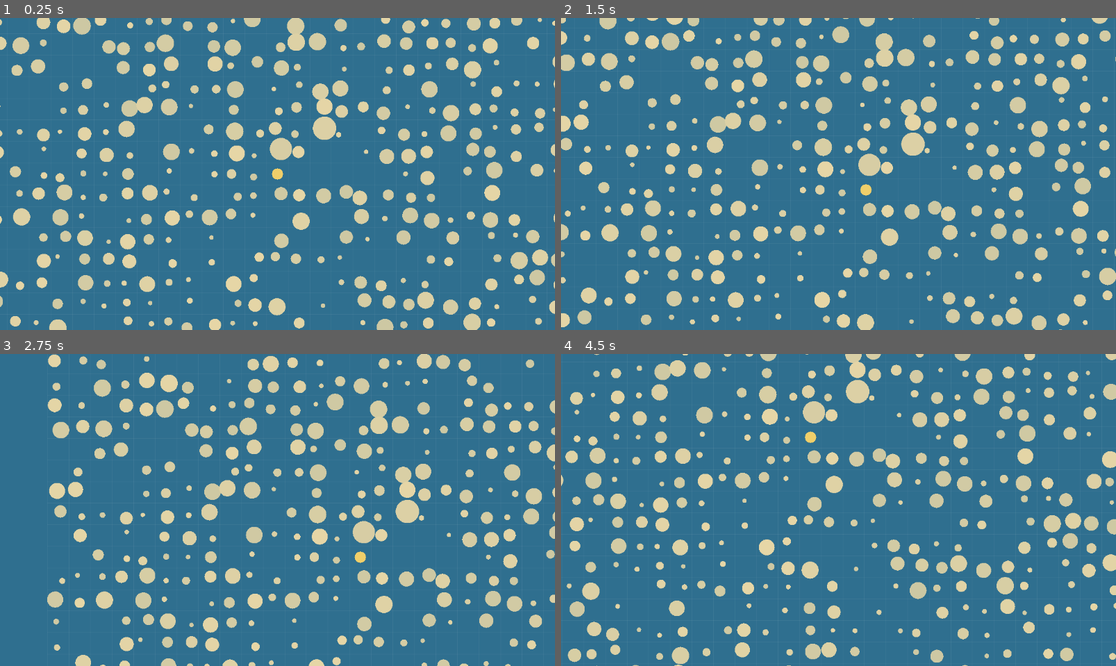
Above: before the commit, frames 1-4 (two rows, left to right).
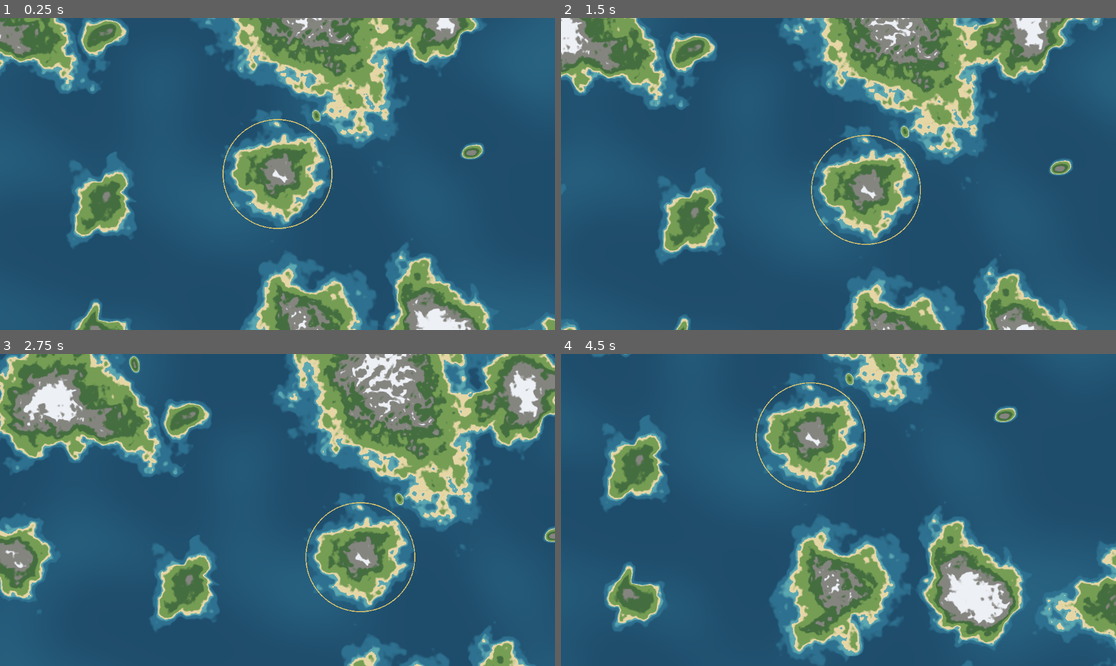
Above: after the commit, the same moments.

Repository: izadoesdev/bobber-run
Game: Godot game, scene res://scenes/sea_chart.tscn
Two runs of this game, one before a commit and one after it. Both use one fixed random seed, a clock stepped at 60 frames per second and the inputs below. Before the commit the project starts from res://scenes/island_chart.tscn.
Inputs (mouse positions are in pixels of both pictures, inside the frame that each line leads up to):
- Up to frame 1 (0.25 s): no input
- Up to frame 2 (1.5 s): tap Enter at 0.5 s; move the mouse to (960, 158) at 0.52 s; click (960, 158) at 0.67 s; tap Space at 1.25 s; drag from (727, 189) to (810, 236) at 1.27 s
- Up to frame 3 (2.75 s): tap Enter at 2 s; move the mouse to (333, 441) at 2.02 s; click (333, 441) at 2.17 s
- Up to frame 4 (4.5 s): tap Space at 2.75, 4.25 s; drag from (810, 572) to (672, 463) at 2.77 s; tap Enter at 3.5 s; move the mouse to (1005, 556) at 3.52 s; click (1005, 556) at 3.67 s; drag from (672, 463) to (755, 432) at 4.27 s

The runs differ from the first frame. In frame 1, 83% of the frame differs, in the area x 0-100%, y 0-100%; in frame 2, 84%; in frame 3, 84%; in frame 4, 85%.

Commit message:
Godot port, slice 2: the terrain, one height function on native noise, baked in tiles within a frame budget
godot/src/world: each cell's islands as src/world.ts draws them (the main island from the shared rules, its islets,
coves and headlands), one terrain height function on native FastNoiseLite layers (a coast-wandering warp, the sea
floor's swell, island shape, shore detail, ridged mountains inland), and tiles of it 2 units a sample. A tile works out
which islands can reach it at all, so open sea is the floor alone and an island tile checks two or three islands
instead of every island of nine cells; island tiles bake in about 9 ms (67 at first). TileBaker bakes queued tiles a
row at a time within a per-frame budget, since the web build has no threads. The sea chart scene shows the terrain
as height bands, baked as you pan. A Web export preset (single-threaded, so no special headers); in Chrome a tile
bakes in 10 ms. The test runner now fails a test script that doesn't load instead of skipping it. Volcanoes wait for
the biomes.

Diff:
--- a/godot/project.godot
+++ b/godot/project.godot
@@ -6,7 +6,7 @@
 
 config/name="Bobber Run"
 config/features=PackedStringArray("4.7", "GL Compatibility")
-run/main_scene="res://scenes/island_chart.tscn"
+run/main_scene="res://scenes/sea_chart.tscn"
 
 [rendering]
 
--- a/godot/scenes/island_chart.tscn
+++ /dev/null
@@ -1,8 +0,0 @@
-[gd_scene load_steps=2 format=3]
-
-[ext_resource type="Script" path="res://src/dev/island_chart.gd" id="1"]
-
-[node name="IslandChart" type="Node2D"]
-script = ExtResource("1")
-
-[node name="Camera2D" type="Camera2D" parent="."]
--- /dev/null
+++ b/godot/scenes/sea_chart.tscn
@@ -0,0 +1,12 @@
+[gd_scene load_steps=3 format=3]
+
+[ext_resource type="Script" uid="uid://sg1taxioygcr" path="res://src/dev/sea_chart.gd" id="1"]
+[ext_resource type="Script" path="res://src/world/tile_baker.gd" id="2"]
+
+[node name="SeaChart" type="Node2D"]
+script = ExtResource("1")
+
+[node name="Camera2D" type="Camera2D" parent="."]
+
+[node name="TileBaker" type="Node" parent="."]
+script = ExtResource("2")
--- /dev/null
+++ b/godot/src/dev/height_bands.gdshader
@@ -0,0 +1,18 @@
+// A terrain tile's heights (the red channel, below 0 water) as the chart's colour bands: deep sea, shallows, the
+// beach, meadow, forest, rock and snow.
+shader_type canvas_item;
+
+void fragment() {
+	float h = texture(TEXTURE, UV).r;
+	vec3 deep = vec3(0.12, 0.30, 0.42), sea = vec3(0.18, 0.44, 0.56), shallow = vec3(0.36, 0.66, 0.70);
+	vec3 col = mix(deep, sea, smoothstep(-0.55, -0.3, h));
+	col = mix(col, shallow, smoothstep(-0.16, -0.03, h));
+	if (h > 0.0) {
+		col = vec3(0.90, 0.84, 0.65);                                               // sand
+		col = mix(col, vec3(0.46, 0.62, 0.33), smoothstep(0.05, 0.1, h));           // meadow
+		col = mix(col, vec3(0.27, 0.43, 0.25), smoothstep(0.3, 0.42, h));           // forest
+		col = mix(col, vec3(0.52, 0.52, 0.50), smoothstep(0.62, 0.72, h));          // rock
+		col = mix(col, vec3(0.93, 0.94, 0.96), smoothstep(0.9, 0.98, h));           // snow
+	}
+	COLOR = vec4(col, 1.0);
+}
--- a/godot/src/dev/island_chart.gd
+++ /dev/null
@@ -1,59 +0,0 @@
-## A chart of every cell's main island, straight from the rules the server shares (IslandRules): where it is, how big,
-## what it costs. Drag to pan, wheel to zoom. Run with `-- --snap=out.png` to save a screenshot of the first frame.
-extends Node2D
-
-const SEA := Color("2f6f8f")
-const LAND := Color("e6d6a6")
-const HOME := Color("f0cf6a")
-const GRID := Color(1, 1, 1, 0.06)
-## cells either side of home that are drawn
-const SPAN := 14
-
-@onready var _camera: Camera2D = $Camera2D
-var _islands: Array[IslandRules.MainIsland] = []
-var _dragging := false
-
-
-func _ready() -> void:
-	RenderingServer.set_default_clear_color(SEA)
-	for j in range(-SPAN, SPAN + 1):
-		for i in range(-SPAN, SPAN + 1):
-			var m := IslandRules.main_island(i, j)
-			if m != null:
-				_islands.append(m)
-	_camera.position = Vector2(IslandRules.HOME.x, IslandRules.HOME.y)
-	_camera.zoom = Vector2.ONE * 0.08
-	var snap := _snap_path()
-	if snap:
-		await RenderingServer.frame_post_draw
-		get_viewport().get_texture().get_image().save_png(snap)
-		get_tree().quit()
-
-
-func _draw() -> void:
-	var c := IslandRules.CELL
-	for k in range(-SPAN, SPAN + 2):
-		draw_line(Vector2(k * c, -SPAN * c), Vector2(k * c, (SPAN + 1) * c), GRID, -1)
-		draw_line(Vector2(-SPAN * c, k * c), Vector2((SPAN + 1) * c, k * c), GRID, -1)
-	for m in _islands:
-		var home := is_equal_approx(m.x, IslandRules.HOME.x) and is_equal_approx(m.y, IslandRules.HOME.y)
-		draw_circle(Vector2(m.x, m.y), m.R, HOME if home else LAND.lerp(SEA, 0.35 - m.peak * 0.35))
-
-
-func _unhandled_input(event: InputEvent) -> void:
-	if event is InputEventMouseButton:
-		var b := event as InputEventMouseButton
-		if b.button_index == MOUSE_BUTTON_LEFT:
-			_dragging = b.pressed
-		elif b.pressed and (b.button_index == MOUSE_BUTTON_WHEEL_UP or b.button_index == MOUSE_BUTTON_WHEEL_DOWN):
-			var k := 1.15 if b.button_index == MOUSE_BUTTON_WHEEL_UP else 1 / 1.15
-			_camera.zoom = (_camera.zoom * k).clamp(Vector2.ONE * 0.02, Vector2.ONE * 2)
-	elif event is InputEventMouseMotion and _dragging:
-		_camera.position -= (event as InputEventMouseMotion).relative / _camera.zoom
-
-
-func _snap_path() -> String:
-	for arg in OS.get_cmdline_user_args():
-		if arg.begins_with("--snap="):
-			return arg.trim_prefix("--snap=")
-	return ""
--- /dev/null
+++ b/godot/src/dev/sea_chart.gd
@@ -0,0 +1,111 @@
+## The sea chart: the terrain round the view, baked tile by tile in the background (TileBaker) and shown as height
+## bands, with Alderhaven marked. Drag to pan, wheel to zoom.
+##
+## Run with `-- --snap=out.png` to wait for the view to fill, save a screenshot and quit; the bake's timings are
+## printed either way (the web performance check reads them from the browser console).
+extends Node2D
+
+const _BANDS := preload("res://src/dev/height_bands.gdshader")
+## tiles round the view that are kept, and baked ahead
+const _MARGIN := 1
+
+@onready var _camera: Camera2D = $Camera2D
+@onready var _baker: TileBaker = $TileBaker
+var _material := ShaderMaterial.new()
+var _tiles: Dictionary[Vector2i, Sprite2D] = {}
+var _dragging := false
+var _reported := false
+
+
+func _ready() -> void:
+	_material.shader = _BANDS
+	_baker.baked.connect(_show_tile)
+	_camera.position = Vector2(IslandRules.HOME.x, IslandRules.HOME.y)
+	_camera.zoom = Vector2.ONE * 0.6
+	var snap := _snap_path()
+	if snap:
+		_baker.budget_ms = 50.0                          # nothing else to do: fill the view quickly
+		while not _view_filled():
+			await get_tree().process_frame
+		await RenderingServer.frame_post_draw
+		get_viewport().get_texture().get_image().save_png(snap)
+		get_tree().quit()
+
+
+func _process(_delta: float) -> void:
+	# the tiles in view (and a margin), nearest the centre first; any others are forgotten
+	var wanted: Dictionary[Vector2i, bool] = {}
+	for t in _tiles_in_view():
+		wanted[t] = true
+		if not _tiles.has(t):
+			_baker.request(t)
+	_baker.keep_only(wanted)
+	for t in _tiles.keys():
+		if not wanted.has(t):
+			_tiles[t].queue_free()
+			_tiles.erase(t)
+	if not _reported and _view_filled():
+		_report()
+
+
+func _draw() -> void:
+	draw_arc(Vector2(IslandRules.HOME.x, IslandRules.HOME.y), IslandRules.HOME.R * 1.3, 0.0, TAU, 64, Color("f0cf6a"), 3.0)
+
+
+func _show_tile(t: Vector2i, heights: PackedFloat32Array) -> void:
+	var image := Image.create_from_data(Terrain.TILE_N, Terrain.TILE_N, false, Image.FORMAT_RF, heights.to_byte_array())
+	image.convert(Image.FORMAT_RH)                     # half floats filter smoothly on every WebGL 2 device; 32-bit ones may not
+	var sprite := Sprite2D.new()
+	sprite.texture = ImageTexture.create_from_image(image)
+	sprite.material = _material
+	sprite.centered = false
+	sprite.texture_filter = CanvasItem.TEXTURE_FILTER_LINEAR   # heights between samples, so coasts stay smooth
+	sprite.position = Vector2(t * Terrain.TILE) - Vector2.ONE * Terrain.STEP
+	sprite.scale = Vector2.ONE * Terrain.STEP
+	sprite.z_index = -1
+	add_child(sprite)
+	if _tiles.has(t):
+		_tiles[t].queue_free()
+	_tiles[t] = sprite
+
+
+func _tiles_in_view() -> Array[Vector2i]:
+	var half := get_viewport_rect().size / _camera.zoom / 2.0
+	var lo := ((_camera.position - half) / Terrain.TILE).floor()
+	var hi := ((_camera.position + half) / Terrain.TILE).floor()
+	var centre := _camera.position / Terrain.TILE
+	var out: Array[Vector2i] = []
+	for ty in range(int(lo.y) - _MARGIN, int(hi.y) + _MARGIN + 1):
+		for tx in range(int(lo.x) - _MARGIN, int(hi.x) + _MARGIN + 1):
+			out.append(Vector2i(tx, ty))
+	out.sort_custom(func(a: Vector2i, b: Vector2i) -> bool:
+		return (Vector2(a) + Vector2(0.5, 0.5)).distance_squared_to(centre) < (Vector2(b) + Vector2(0.5, 0.5)).distance_squared_to(centre))
+	return out
+
+
+func _view_filled() -> bool:
+	return _tiles_in_view().all(func(t: Vector2i) -> bool: return _tiles.has(t))
+
+
+func _report() -> void:
+	_reported = true
+	print("chart: %d tiles baked in %.0f ms, %.1f ms a tile" % [_baker.tiles_baked, _baker.bake_ms, _baker.bake_ms / maxi(1, _baker.tiles_baked)])
+
+
+func _unhandled_input(event: InputEvent) -> void:
+	if event is InputEventMouseButton:
+		var b := event as InputEventMouseButton
+		if b.button_index == MOUSE_BUTTON_LEFT:
+			_dragging = b.pressed
+		elif b.pressed and (b.button_index == MOUSE_BUTTON_WHEEL_UP or b.button_index == MOUSE_BUTTON_WHEEL_DOWN):
+			var k := 1.15 if b.button_index == MOUSE_BUTTON_WHEEL_UP else 1 / 1.15
+			_camera.zoom = (_camera.zoom * k).clamp(Vector2.ONE * 0.1, Vector2.ONE * 4)
+	elif event is InputEventMouseMotion and _dragging:
+		_camera.position -= (event as InputEventMouseMotion).relative / _camera.zoom
+
+
+func _snap_path() -> String:
+	for arg in OS.get_cmdline_user_args():
+		if arg.begins_with("--snap="):
+			return arg.trim_prefix("--snap=")
+	return ""
--- /dev/null
+++ b/godot/src/world/islands.gd
@@ -0,0 +1,122 @@
+## The islands of each world cell: its main island (the one players can buy, placed by IslandRules), the islets drawn
+## after it from the same generator, and each main island's coastline of coves and headlands.
+##
+## Drawn the way src/world.ts draws them, so the same islands stand in the same places; only the main islands are a
+## contract with the server, the rest just keeps the sea familiar.
+class_name Islands
+
+## how many islets survive: tuned with the main islands' size for open channels between islands
+const _ISLET_KEEP := 0.5
+## an island's land reaches this far, squared and in units of its radius, round a plain coast
+const ROUND_REACH2 := 2.3
+## heights are read from the islands of the 3 x 3 cells round a point, so no island may reach further than this
+const _MAX_REACH := IslandRules.CELL * 1.25
+## headings a coastline is baked at
+const _COAST_N := 64
+
+
+class Island:
+	var x: float
+	var y: float
+	var R: float
+	var peak: float
+	var islet: bool
+	## the coast factor at _COAST_N + 1 headings (a factor on distance: > 1 a cove, < 1 a headland); empty if round
+	var coast := PackedFloat32Array()
+	## how far its land can reach, squared and in units of R
+	var reach2 := ROUND_REACH2
+	## how mountainous its interior is (0 for islets)
+	var mountains := 0.0
+
+	func _init(x_: float, y_: float, r_: float, peak_: float, islet_: bool) -> void:
+		x = x_; y = y_; R = r_; peak = peak_; islet = islet_
+
+
+static var _cells: Dictionary[Vector2i, Array] = {}
+static var _near_cell := Vector2i(1 << 30, 0)
+static var _near: Array[Island] = []
+
+
+## The islands of cell (i, j), the main island first.
+static func in_cell(i: int, j: int) -> Array[Island]:
+	var k := Vector2i(i, j)
+	if _cells.has(k):
+		return _cells[k]
+	var r := Seed.Mulberry.new(Seed.hash32(i, j, 7))
+	var list: Array[Island] = []
+	var m := IslandRules.draw_main_island(i, j, r)      # the server draws it too, from the same first numbers
+	var main: Island = null
+	if m != null:
+		main = Island.new(m.x, m.y, m.R, m.peak, false)
+		_shape_coast(main, i == 0 and j == 0)
+		main.mountains = smoothstep(50.0, 170.0, main.R) * (0.35 + 0.65 * Seed.hash01(roundi(main.x), roundi(main.y), 41)) \
+			* (0.7 + 0.6 * clampf((-main.y - 1300.0) / 1000.0, 0.0, 1.0))   # bigger and further north, more rugged
+		list.append(main)
+	for q in int(r.next() * 3.6):
+		var x: float
+		var y: float
+		if main != null and r.next() < 0.7:            # most islets ring the main island
+			var a := r.next() * TAU
+			var d := main.R * (1.1 + r.next() * 0.7)
+			x = main.x + cos(a) * d
+			y = main.y + sin(a) * d
+		else:
+			x = (i + 0.15 + 0.7 * r.next()) * IslandRules.CELL
+			y = (j + 0.15 + 0.7 * r.next()) * IslandRules.CELL
+		var sandbar := r.next() < 0.3
+		var size := 12.0 + r.next() * 28.0
+		var peak := 0.1 + 0.08 * r.next() if sandbar else 0.45 + 0.4 * r.next()
+		if Seed.hash01(i * 8 + q, j, 77) < _ISLET_KEEP:
+			list.append(Island.new(x, y, size, peak, true))
+	_cells[k] = list
+	return list
+
+
+## The islands of the 3 x 3 cells round cell (ci, cj), row by row. Neighbouring points nearly always share a cell, so
+## the last list is kept.
+static func near(ci: int, cj: int) -> Array[Island]:
+	var k := Vector2i(ci, cj)
+	if k == _near_cell:
+		return _near
+	var list: Array[Island] = []
+	for dj in range(-1, 2):
+		for di in range(-1, 2):
+			list.append_array(in_cell(ci + di, cj + dj))
+	_near_cell = k
+	_near = list
+	return list
+
+
+## The coast factor of island `is` toward (dx, dy) from its centre (1 for a round coast).
+static func coast_at(isle: Island, dx: float, dy: float) -> float:
+	var f := (atan2(dy, dx) + PI) / TAU * _COAST_N
+	var k := mini(int(f), _COAST_N - 1)
+	return lerpf(isle.coast[k], isle.coast[k + 1], f - k)
+
+
+# Coves bitten into big main islands (sheltered water, where ports sit) and headlands reaching out from them, baked
+# into a table by heading. Alderhaven keeps its round shape.
+static func _shape_coast(isle: Island, home: bool) -> void:
+	if home or isle.R < 70.0:
+		return
+	var sx := roundi(isle.x)
+	var sy := roundi(isle.y)
+	var bends: Array[Vector3] = []                     # heading, width, depth (< 0 a cove, > 0 a headland)
+	if isle.R >= 80.0:
+		for k in 2 + int(Seed.hash01(sx, sy, 51) * 3):
+			bends.append(Vector3(Seed.hash01(sx, sy, 52 + k) * TAU, 0.14 + 0.16 * Seed.hash01(sx, sy, 56 + k), -(0.3 + 0.3 * Seed.hash01(sx, sy, 60 + k))))
+	for k in 1 + int(Seed.hash01(sx, sy, 64) * 3):
+		bends.append(Vector3(Seed.hash01(sx, sy, 65 + k) * TAU, 0.2 + 0.3 * Seed.hash01(sx, sy, 69 + k), 0.3 + 0.6 * Seed.hash01(sx, sy, 73 + k)))
+	var lowest := sqrt(ROUND_REACH2) * isle.R / _MAX_REACH  # clipped so its land stays within the cells heights look at
+	var narrowest := 1.0
+	isle.coast.resize(_COAST_N + 1)
+	for k in _COAST_N + 1:
+		var a := float(k) / _COAST_N * TAU - PI
+		var factor := 1.0
+		for b in bends:
+			var da := angle_difference(b.x, a) / b.y
+			var g := exp(-da * da)
+			factor *= 1.0 - b.z * g if b.z < 0.0 else 1.0 / (1.0 + b.z * g)
+		isle.coast[k] = maxf(lowest, factor)
+		narrowest = minf(narrowest, isle.coast[k])
+	isle.reach2 = ROUND_REACH2 / (narrowest * narrowest)
--- /dev/null
+++ b/godot/src/world/terrain.gd
@@ -0,0 +1,122 @@
+## The terrain: one height function for the whole world (below 0 is water, deeper is more negative, above 0 is land),
+## and tiles of it baked for the renderer, the chart and everything that asks about many points at once.
+##
+## Built on Godot's native FastNoiseLite: a domain warp that makes coastlines wander, a slow swell of the sea floor,
+## a fractal that shapes each island, finer detail near the shore, and ridged mountains inland. The islands themselves
+## (where, how big, their coves and headlands) come from Islands. There is one implementation, on the CPU, so what
+## the boat runs aground on is always what is drawn.
+class_name Terrain
+
+## a tile's side in world units; world units between its samples (heights are read between them smoothly, so a coast
+## still lands between samples); samples along its side, with one of border each way for slopes and seams
+const TILE := 128
+const STEP := 2
+const TILE_N := TILE / STEP + 2
+## relief starts this far above the sea, so beaches stay low and sandy
+const _LIFT := 0.14
+## coastlines wander this far
+const _WARP := 36.0
+
+# each layer has its own fixed seed (through Seed, not an engine hash that could change between Godot versions)
+static var _warp_x := _noise(1, 0.0042)
+static var _warp_y := _noise(2, 0.0042)
+static var _floor := _noise(3, 0.0016)
+static var _shape := _noise(4, 0.009, FastNoiseLite.FRACTAL_FBM, 3, 2.03)
+static var _detail := _noise(5, 0.022, FastNoiseLite.FRACTAL_FBM, 3, 2.03)
+static var _ridges := _noise(6, 0.012, FastNoiseLite.FRACTAL_RIDGED, 2, 2.3, 0.55)
+
+
+## Terrain height at world point (x, y).
+static func height_at(x: float, y: float) -> float:
+	var wx := x + _WARP * _warp_x.get_noise_2d(x, y)
+	var wy := y + _WARP * _warp_y.get_noise_2d(x, y)
+	return _height(x, y, wx, wy, Islands.near(floori(wx / IslandRules.CELL), floori(wy / IslandRules.CELL)))
+
+
+# The height at (x, y), whose warped point is (wx, wy), among `islands` (any list holding every island that can reach
+# the point: the 3 x 3 cells round it for a single point, the few that reach a tile for a bake).
+static func _height(x: float, y: float, wx: float, wy: float, islands: Array[Islands.Island]) -> float:
+	var h := -0.5 + 0.1 * _floor.get_noise_2d(x, y)
+	var shape := NAN
+	var best := -9.0
+	var top: Islands.Island = null
+	for isle in islands:
+		var dx := wx - isle.x
+		var dy := wy - isle.y
+		var d2 := (dx * dx + dy * dy) / (isle.R * isle.R)
+		if d2 > isle.reach2:
+			continue
+		# coves and headlands scale the distance by heading, easing in away from the centre
+		var k := 1.0
+		if not isle.coast.is_empty() and d2 > 0.16:
+			k += (Islands.coast_at(isle, dx, dy) - 1.0) * smoothstep(0.16, 0.66, d2)
+		if d2 * k * k > Islands.ROUND_REACH2:
+			continue
+		if is_nan(shape):
+			shape = _shape.get_noise_2d(x, y)
+		var d := sqrt(d2) * (1.0 + 0.3 * shape) * k
+		var base := 1.0 - d * d
+		var e := isle.peak * pow(base, 1.4) if base > 0.0 else isle.peak * base
+		if e > best:
+			best = e
+			top = isle
+	if top == null:
+		return h
+	var e := best
+	if e > -0.25:                                      # the shore and shallows get finer detail
+		e += 0.15 * minf(1.0, (e + 0.25) / 0.5) * _detail.get_noise_2d(x, y)
+	if e > _LIFT and top.mountains > 0.01:             # mountains rise only well above the sea, so coasts don't move
+		var ridge := (_ridges.get_noise_2d(x, y) + 1.0) * 0.5
+		e += smoothstep(_LIFT, _LIFT + 0.35, e) * top.mountains * 0.7 * ridge * ridge
+	return maxf(h, e)
+
+
+## The islands whose land can reach tile (tx, ty) at all (coastlines wander by up to the warp). Most tiles have none,
+## and their bake is the sea floor alone.
+static func tile_islands(tx: int, ty: int) -> Array[Islands.Island]:
+	var rect := Rect2(tx * TILE - STEP, ty * TILE - STEP, TILE_N * STEP, TILE_N * STEP).grow(_WARP)
+	var c := IslandRules.CELL
+	var out: Array[Islands.Island] = []
+	for cj in range(floori(rect.position.y / c) - 1, floori(rect.end.y / c) + 2):
+		for ci in range(floori(rect.position.x / c) - 1, floori(rect.end.x / c) + 2):
+			for isle in Islands.in_cell(ci, cj):
+				var nearest := Vector2(isle.x, isle.y).clamp(rect.position, rect.end)
+				if nearest.distance_squared_to(Vector2(isle.x, isle.y)) <= isle.R * isle.R * isle.reach2:
+					out.append(isle)
+	return out
+
+
+## The heights of tile (tx, ty): TILE_N x TILE_N samples STEP apart, row by row, from world (tx * TILE - STEP, ty * TILE - STEP).
+static func bake_tile(tx: int, ty: int) -> PackedFloat32Array:
+	var out := PackedFloat32Array()
+	out.resize(TILE_N * TILE_N)
+	var islands := tile_islands(tx, ty)
+	for row in TILE_N:
+		bake_row(tx, ty, row, islands, out)
+	return out
+
+
+## One row of tile (tx, ty) into `out`, among its `islands` (tile_islands), so a bake can be spread over frames.
+static func bake_row(tx: int, ty: int, row: int, islands: Array[Islands.Island], out: PackedFloat32Array) -> void:
+	var x0 := tx * TILE - STEP
+	var y := float(ty * TILE - STEP + row * STEP)
+	var o := row * TILE_N
+	if islands.is_empty():                             # open sea: the floor alone, no warp to work out
+		for c in TILE_N:
+			out[o + c] = -0.5 + 0.1 * _floor.get_noise_2d(x0 + c * STEP, y)
+		return
+	for c in TILE_N:
+		var x := float(x0 + c * STEP)
+		out[o + c] = _height(x, y, x + _WARP * _warp_x.get_noise_2d(x, y), y + _WARP * _warp_y.get_noise_2d(x, y), islands)
+
+
+static func _noise(layer: int, frequency: float, fractal := FastNoiseLite.FRACTAL_NONE, octaves := 1, lacunarity := 2.0, gain := 0.5) -> FastNoiseLite:
+	var n := FastNoiseLite.new()
+	n.seed = Seed.i32(Seed.hash32(layer, 0, 101))
+	n.noise_type = FastNoiseLite.TYPE_SIMPLEX_SMOOTH
+	n.frequency = frequency
+	n.fractal_type = fractal
+	n.fractal_octaves = octaves
+	n.fractal_lacunarity = lacunarity
+	n.fractal_gain = gain
+	return n
--- /dev/null
+++ b/godot/src/world/tile_baker.gd
@@ -0,0 +1,52 @@
+## Bakes terrain tiles in the background of the frame: queued tiles are baked a row at a time until this frame's
+## budget is spent, then carried on next frame. The web build has no threads (a worker task would run inline and stall
+## the frame), so this is how the world loads without hitches on every platform.
+class_name TileBaker
+extends Node
+
+signal baked(tile: Vector2i, heights: PackedFloat32Array)
+
+## milliseconds of each frame given to baking
+@export var budget_ms := 3.0
+
+## tiles baked so far, and the milliseconds they took altogether
+var tiles_baked := 0
+var bake_ms := 0.0
+
+var _queue: Array[Vector2i] = []
+var _current := Vector2i.ZERO
+var _heights := PackedFloat32Array()
+var _islands: Array[Islands.Island] = []
+var _row := -1
+
+
+## Ask for tile `tile`; nearer requests should come first. A tile already queued or being baked isn't added twice.
+func request(tile: Vector2i) -> void:
+	if not (tile in _queue or (_row >= 0 and tile == _current)):
+		_queue.append(tile)
+
+
+## Forget queued tiles that are no longer wanted (the one being baked is finished).
+func keep_only(wanted: Dictionary) -> void:
+	_queue = _queue.filter(func(t: Vector2i) -> bool: return wanted.has(t))
+
+
+func _process(_delta: float) -> void:
+	var start := Time.get_ticks_usec()
+	var stop := start + int(budget_ms * 1000.0)
+	while Time.get_ticks_usec() < stop:
+		if _row < 0:
+			if _queue.is_empty():
+				break
+			_current = _queue.pop_front()
+			_heights = PackedFloat32Array()
+			_heights.resize(Terrain.TILE_N * Terrain.TILE_N)
+			_islands = Terrain.tile_islands(_current.x, _current.y)
+			_row = 0
+		Terrain.bake_row(_current.x, _current.y, _row, _islands, _heights)
+		_row += 1
+		if _row == Terrain.TILE_N:
+			_row = -1
+			tiles_baked += 1
+			baked.emit(_current, _heights)
+	bake_ms += (Time.get_ticks_usec() - start) / 1000.0
--- a/godot/tests/run_tests.gd
+++ b/godot/tests/run_tests.gd
@@ -9,7 +9,11 @@
 	for file in DirAccess.get_files_at("res://tests"):
 		if not (file.begins_with("test_") and file.ends_with(".gd")) or file == "test_case.gd":
 			continue
-		var script: GDScript = load("res://tests/" + file)
+		var script := load("res://tests/" + file) as GDScript
+		if script == null or not script.can_instantiate():   # a test file that doesn't load is a failure, not a pass
+			failed += 1
+			printerr("FAIL %s: does not load" % file)
+			continue
 		for method in script.get_script_method_list():
 			if not String(method.name).begins_with("test_"):
 				continue
--- /dev/null
+++ b/godot/tests/test_terrain.gd
@@ -0,0 +1,58 @@
+## The terrain: land where the server's islands are, sea between, and baked tiles that are the height function itself.
+extends TestCase
+
+
+func test_every_main_island_is_land_at_its_heart() -> void:
+	for j in range(-8, 9):
+		for i in range(-8, 9):
+			var m := IslandRules.main_island(i, j)
+			if m != null:
+				expect_eq(Terrain.height_at(m.x, m.y) > 0.0, true, "the main island of cell %d,%d is land at its centre" % [i, j])
+
+
+func test_open_water_far_from_any_island_is_sea() -> void:
+	# a point is open sea when no island of the 3 x 3 cells round it reaches it, with room for the coast to wander
+	var seen := 0
+	for j in range(-6, 7):
+		for i in range(-6, 7):
+			var p := Vector2((i + 0.5) * IslandRules.CELL, (j + 0.5) * IslandRules.CELL)
+			var clear := true
+			for isle in Islands.near(i, j):
+				if p.distance_to(Vector2(isle.x, isle.y)) < isle.R * sqrt(isle.reach2) + 60.0:
+					clear = false
+			if clear:
+				seen += 1
+				expect_eq(Terrain.height_at(p.x, p.y) < -0.2, true, "open water at %s is sea" % p)
+	expect_eq(seen > 10, true, "enough open water was found to test")
+
+
+func test_a_baked_tile_is_the_height_function_and_its_seams_match() -> void:
+	var a := Terrain.bake_tile(2, 2)
+	var b := Terrain.bake_tile(3, 2)                   # its neighbour to the east
+	var n := Terrain.TILE_N
+	var s := Terrain.STEP
+	for k in [0, 7, 40, n - 1]:
+		# (tiles keep 32-bit floats)
+		expect_near(a[k * n + 5], Terrain.height_at(2 * Terrain.TILE - s + 5 * s, 2 * Terrain.TILE - s + k * s), 1e-6, "tile sample %d" % k)
+		# a's last interior column and b's west border are the same world column
+		expect_eq(a[k * n + n - 2], b[k * n], "seam row %d" % k)
+
+
+func test_baked_tiles_match_the_height_function_everywhere_they_were_sampled() -> void:
+	# across island, coast and open-sea tiles: the per-tile island list leaves nothing out
+	for t: Vector2i in [Vector2i(2, 2), Vector2i(1, 1), Vector2i(-3, 4), Vector2i(9, -7), Vector2i(0, 0)]:
+		var h := Terrain.bake_tile(t.x, t.y)
+		for k in range(0, Terrain.TILE_N * Terrain.TILE_N, 251):
+			var x := t.x * Terrain.TILE + (k % Terrain.TILE_N - 1) * Terrain.STEP
+			var y := t.y * Terrain.TILE + (k / Terrain.TILE_N - 1) * Terrain.STEP
+			expect_near(h[k], Terrain.height_at(x, y), 1e-6, "tile %s at %d,%d" % [t, x, y])
+
+
+func test_tiles_bake_quickly() -> void:
+	var t0 := Time.get_ticks_usec()
+	for t: Vector2i in [Vector2i(0, 0), Vector2i(1, 0), Vector2i(2, 1), Vector2i(-4, 3)]:   # Alderhaven and its neighbours, island-heavy
+		Terrain.bake_tile(t.x, t.y)
+	var ms := (Time.get_ticks_usec() - t0) / 4000.0
+	print("  island tiles bake in %.1f ms each" % ms)
+	# about 9 ms on an M4; the bound is loose enough for a slow CI runner, tight enough to catch per-sample work creeping back
+	expect_eq(ms < 100.0, true, "an island tile bakes in under 100 ms (%.1f ms)" % ms)
Not shown, added: godot/export_presets.cfg
Not shown, added: godot/src/dev/height_bands.gdshader.uid
Renamed: godot/src/dev/island_chart.gd.uid -> godot/src/dev/sea_chart.gd.uid
Not shown, added: godot/src/world/islands.gd.uid
Not shown, added: godot/src/world/terrain.gd.uid
Not shown, added: godot/src/world/tile_baker.gd.uid
Not shown, added: godot/tests/test_terrain.gd.uid
